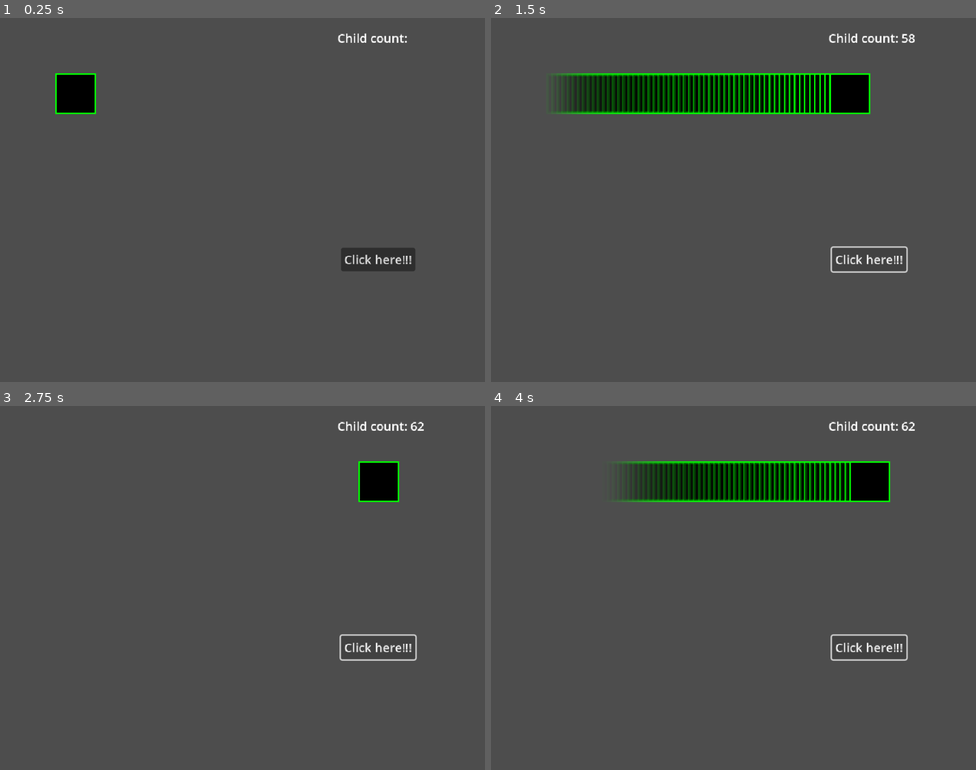
Above: before the commit, frames 1-4 (two rows, left to right).
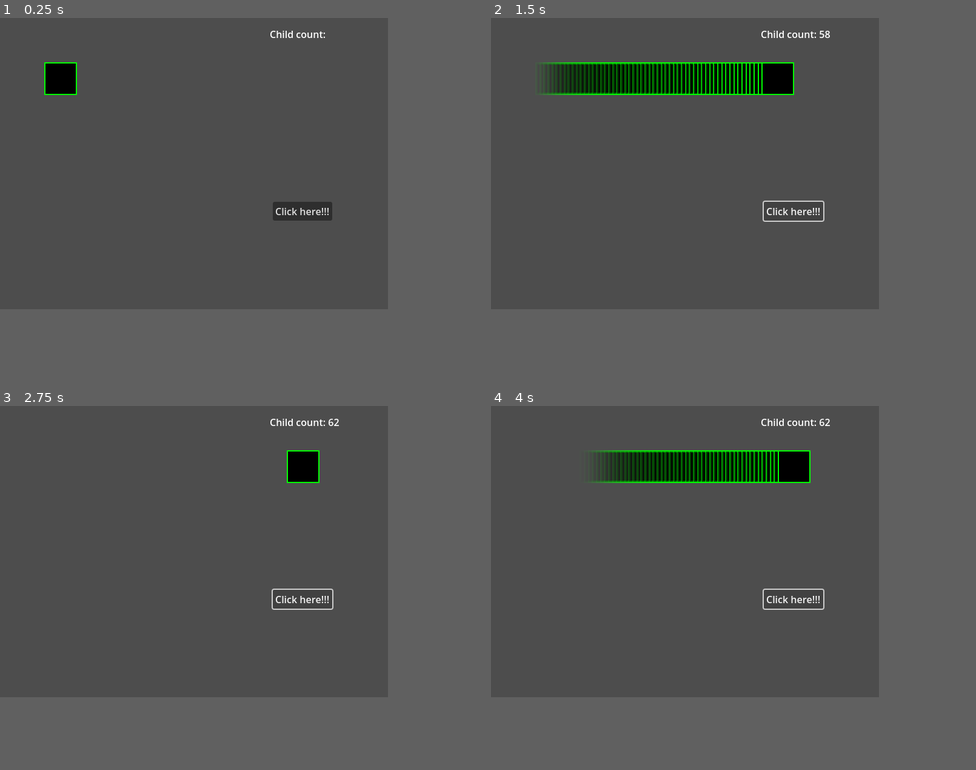
Above: after the commit, the same moments.

Repository: The-Vessels/GonerEngine
Game: Godot game, scene res://scenes/battlescene.tscn
Same seed, same stepped clock (60 frames per second), same inputs: the game is played once before the commit and once after it.
Inputs:
- Up to frame 1 (0.25 s): no input
- Up to frame 2 (1.5 s): click "Click here!!!" at 0.5 s; hold Right (right) from 1.28 s (still down)
- Up to frame 3 (2.75 s): release Right (right) at 2.03 s; hold Down (down) from 2.03 s (still down)
- Up to frame 4 (4 s): tap Enter at 2.75 s; release Down (down) at 2.78 s; hold Right (right) 2.78-3.53 s; hold Up (up) from 3.53 s (still down)
In our replay, the window is 800x600 before the commit and 640x480 after it. These sizes can differ from the game's own. Grey fills any space a smaller window leaves; there, only what the larger window draws over its background counts as a difference.

The runs differ from the first frame. In frame 1, 2.9% of the frame differs, in the area x 9-86%, y 3-70%; in frame 2, 9.1%, in the area x 10-88%, y 3-70%; in frame 3, 2.5%; in frame 4, 8.1%.

Commit message:
changed setting

Diff:
--- a/project.godot
+++ b/project.godot
@@ -20,8 +20,6 @@
 
 window/size/viewport_width=640
 window/size/viewport_height=480
-window/size/window_width_override=1920
-window/size/window_height_override=1440
 window/stretch/mode="canvas_items"
 
 [dotnet]
